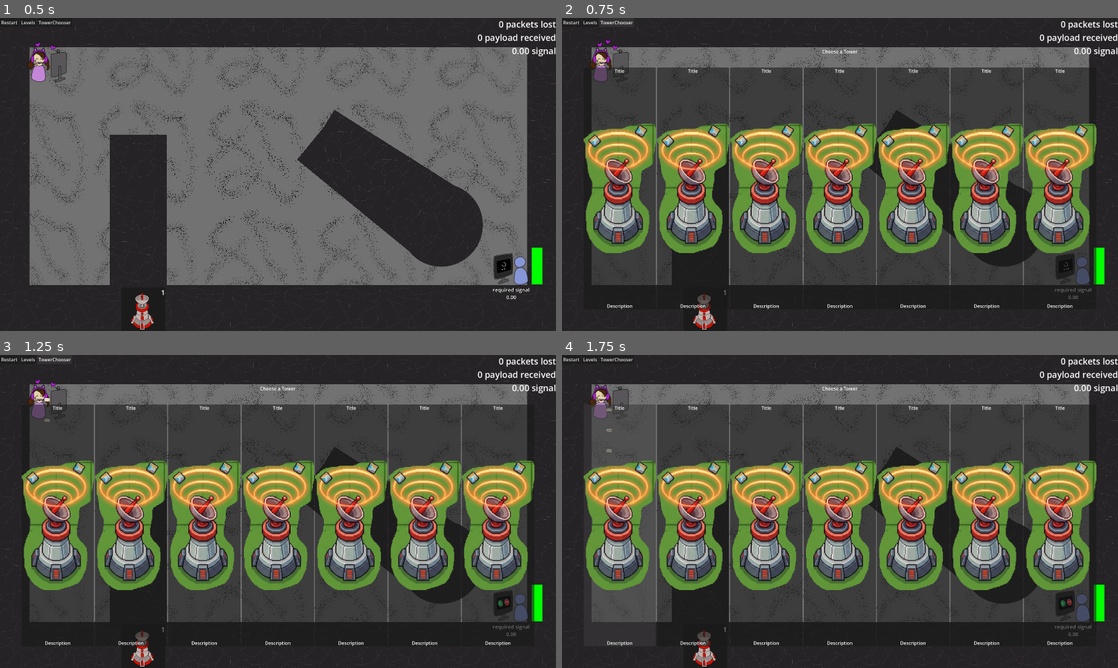
Above: before the commit, frames 1-4 (two rows, left to right).
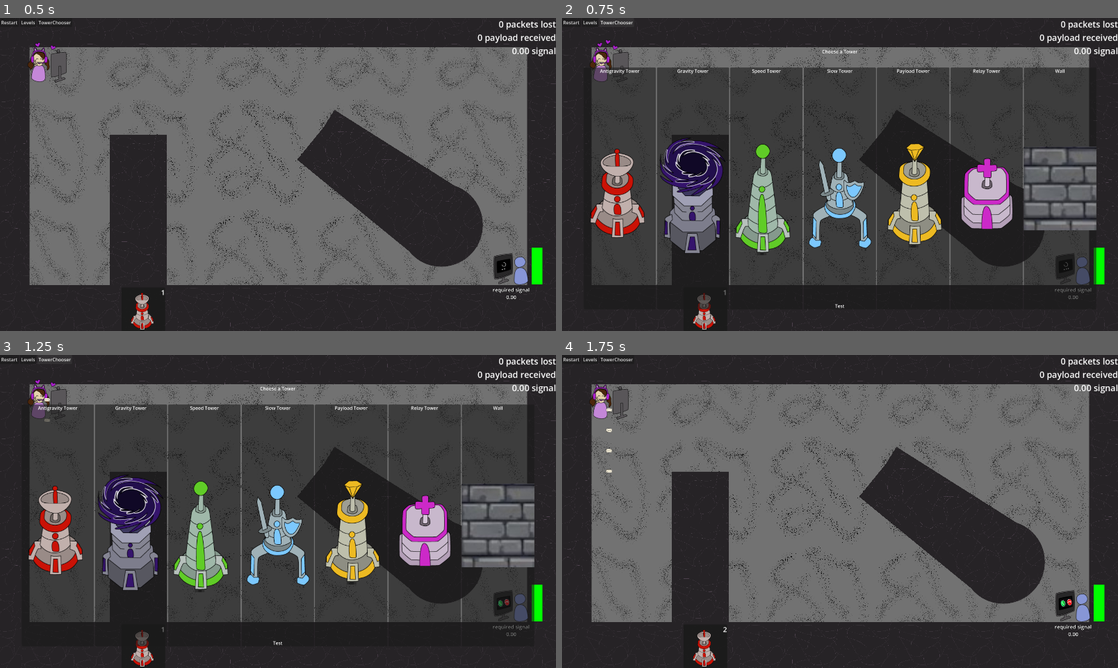
Above: after the commit, the same moments.

Repository: ryupold/ld59
Game: Godot game, scene res://scenes/main.tscn
Two runs of this game, one before a commit and one after it. Both use one fixed random seed, a clock stepped at 60 frames per second and the inputs below. The engine's default icon, where the game draws it, is replaced by a stand-in: a white triangle on a blue panel in a dark square.
Inputs (mouse positions are in pixels of both pictures, inside the frame that each line leads up to):
- Up to frame 1 (0.5 s): no input
- Up to frame 2 (0.75 s): click "TowerChooser" at 0.5 s
- Up to frame 3 (1.25 s): no input
- Up to frame 4 (1.75 s): click (617, 524) at 1.25 s

Frame 1 is identical in both runs. In frame 2, 30% of the frame differs, in the area x 3-97%, y 16-94%; in frame 3, 30%; in frame 4, 56%, in the area x 3-97%, y 10-94%.

Commit message:
Add functionality to TowerChooser

Diff:
--- a/ld59-game/hud/inventory/inventory.gd
+++ b/ld59-game/hud/inventory/inventory.gd
@@ -13,7 +13,7 @@
 	GameState.onInventoryChanged.connect(updateInventoryDisplay)
 
 func updateInventoryDisplay() -> void:
-	var proccesedTowers: Array[TowersResource] = []
+	var proccesedTowers: Array[TowerResource] = []
 	for node: Node in get_children():
 		if node is TowerCanvasItem:
 			var tower := node as TowerCanvasItem
--- a/ld59-game/hud/inventory/tower_canvas_item/tower_canvas_item.gd
+++ b/ld59-game/hud/inventory/tower_canvas_item/tower_canvas_item.gd
@@ -17,13 +17,13 @@
 		return _maxAmount
 	set(value):
 		amount += value - _maxAmount
-		_maxAmount = _maxAmount
+		_maxAmount = value
 
-var towerType: String
+var towerType: Object
 
 func _ready() -> void:
-	var tempTower := towerResource.scene.instantiate()
-	towerType = tempTower.get_class()
+	var tempTower: Tower = towerResource.scene.instantiate()
+	towerType = tempTower.get_script()
 	tempTower.queue_free()
 
 	button.icon = towerResource.previewImage
@@ -41,14 +41,14 @@
 	pass
 
 func determineDisabled() -> void:
-	if amount <= 0 || GameState._isDragging:
+	if _amount <= 0 || GameState._isDragging:
 		button.disabled = true
 	elif !GameState._isDragging:
 		button.disabled = false
 
 func setAmountText():
-	amountLabel.text = "" + str(amount)
+	amountLabel.text = "" + str(_amount)
 
 func onPlaceInInventory(tower: Tower):
-	if tower.get_class() == towerType:
+	if tower.get_script() == towerType:
 		amount += 1
--- a/ld59-game/hud/inventory/tower_canvas_item/tower_canvas_item.tscn
+++ b/ld59-game/hud/inventory/tower_canvas_item/tower_canvas_item.tscn
@@ -3,13 +3,13 @@
 [ext_resource type="Script" uid="uid://dh0obqnt32g2y" path="res://hud/inventory/tower_canvas_item/tower_canvas_item.gd" id="1_6cimu"]
 [ext_resource type="Texture2D" uid="uid://350qv4qrqaji" path="res://concepts/packet.png" id="2_njyx8"]
 [ext_resource type="Texture2D" uid="uid://dxluetgnmx57p" path="res://icon.svg" id="2_wmwfi"]
+[ext_resource type="PackedScene" uid="uid://bujp2ee8lyfqq" path="res://entities/towers/gravity/gravity_tower.tscn" id="3_35abr"]
 [ext_resource type="Script" uid="uid://bjemchx618kvp" path="res://resources/tower_resource.gd" id="3_feqxd"]
-[ext_resource type="PackedScene" uid="uid://sc317p0yslvi" path="res://entities/receiver/receiver.tscn" id="4_feqxd"]
 
 [sub_resource type="Resource" id="Resource_fynk8"]
 script = ExtResource("3_feqxd")
 previewImage = ExtResource("2_njyx8")
-scene = ExtResource("4_feqxd")
+scene = ExtResource("3_35abr")
 metadata/_custom_type_script = "uid://bjemchx618kvp"
 
 [node name="TowerCanvasItem" type="PanelContainer" unique_id=871496032 node_paths=PackedStringArray("button", "amountLabel")]
--- a/ld59-game/hud/tower_chooser/chooser_canvas_item/chooser_canvas_item.gd
+++ b/ld59-game/hud/tower_chooser/chooser_canvas_item/chooser_canvas_item.gd
@@ -4,3 +4,16 @@
 @export var nameLabel: Label
 @export var texture: TextureRect
 @export var descriptionLabel: Label
+var hideParent: Callable
+
+func _ready() -> void:
+	texture.texture = resource.previewImage
+	pressed.connect(handleSelect)
+	nameLabel.text = resource.title
+	descriptionLabel.text = resource.description
+
+func handleSelect():
+	var value = GameState.inventory.get_or_add(resource, 0)
+	GameState.setInventory(resource, value + 1)
+	hideParent.call()
+	pass
--- a/ld59-game/hud/tower_chooser/chooser_canvas_item/chooser_canvas_item.tscn
+++ b/ld59-game/hud/tower_chooser/chooser_canvas_item/chooser_canvas_item.tscn
@@ -1,6 +1,7 @@
 [gd_scene format=3 uid="uid://donbnyhv7bjk8"]
 
 [ext_resource type="Script" uid="uid://bxhsij8nslbop" path="res://hud/tower_chooser/chooser_canvas_item/chooser_canvas_item.gd" id="1_xbmby"]
+[ext_resource type="Resource" uid="uid://bvn7uqcpj5lo1" path="res://resources/towers/slow_tower.tres" id="2_tktpc"]
 [ext_resource type="Texture2D" uid="uid://cd5g4nwj3kgu6" path="res://concepts/antigravity-tower.png" id="2_ya6it"]
 
 [node name="ChooserCanvasItem" type="Button" unique_id=996011013 node_paths=PackedStringArray("nameLabel", "texture", "descriptionLabel")]
@@ -12,6 +13,7 @@
 size_flags_horizontal = 3
 size_flags_vertical = 3
 script = ExtResource("1_xbmby")
+resource = ExtResource("2_tktpc")
 nameLabel = NodePath("HBoxContainer/Name")
 texture = NodePath("HBoxContainer/TextureRect")
 descriptionLabel = NodePath("HBoxContainer/Description")
--- a/ld59-game/hud/tower_chooser/tower_chooser.gd
+++ b/ld59-game/hud/tower_chooser/tower_chooser.gd
@@ -19,4 +19,5 @@
 	for resource in GameState.allTowers.towers:
 		var canvasItem: ChooserCanvasItem = chooserCanvasItem.instantiate()
 		canvasItem.resource = resource
+		canvasItem.hideParent = hide
 		buttonParent.add_child(canvasItem)
--- a/ld59-game/resources/tower_resource.gd
+++ b/ld59-game/resources/tower_resource.gd
@@ -1,5 +1,6 @@
 class_name TowerResource extends Resource
 
 @export var title: String
+@export_multiline var description: String
 @export var previewImage: Texture2D
 @export var scene: PackedScene
--- a/ld59-game/resources/towers/slow_tower.tres
+++ b/ld59-game/resources/towers/slow_tower.tres
@@ -11,6 +11,7 @@
 [resource]
 script = ExtResource("3_1oo0a")
 title = "Slow Tower"
+description = "Test"
 previewImage = SubResource("AtlasTexture_yx6rq")
 scene = ExtResource("2_8ygvc")
 metadata/_custom_type_script = "uid://bjemchx618kvp"
--- a/ld59-game/scenes/game_state.gd
+++ b/ld59-game/scenes/game_state.gd
@@ -26,6 +26,10 @@
 	set(value):
 		_inventory = value
 		onInventoryChanged.emit()
+
+func setInventory(key: TowerResource, value: int):
+	inventory[key] = value
+	onInventoryChanged.emit()
 
 @export var allTowers: TowersResource
 @export var levels: Array[LevelResource]
